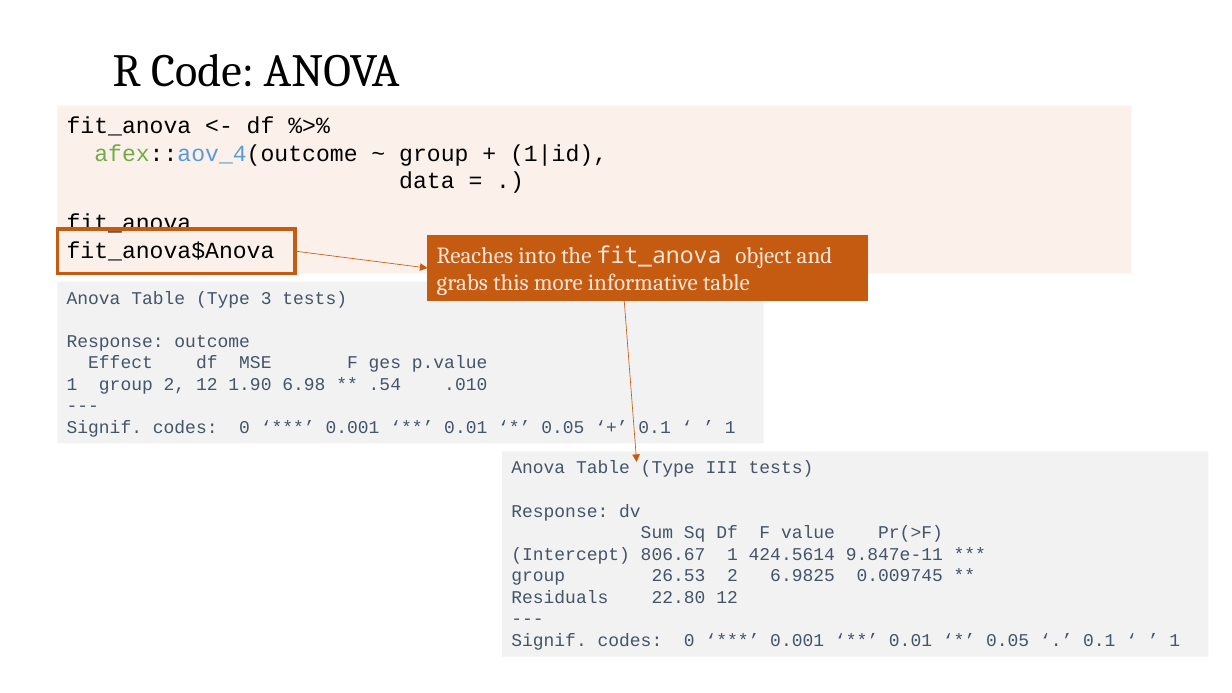
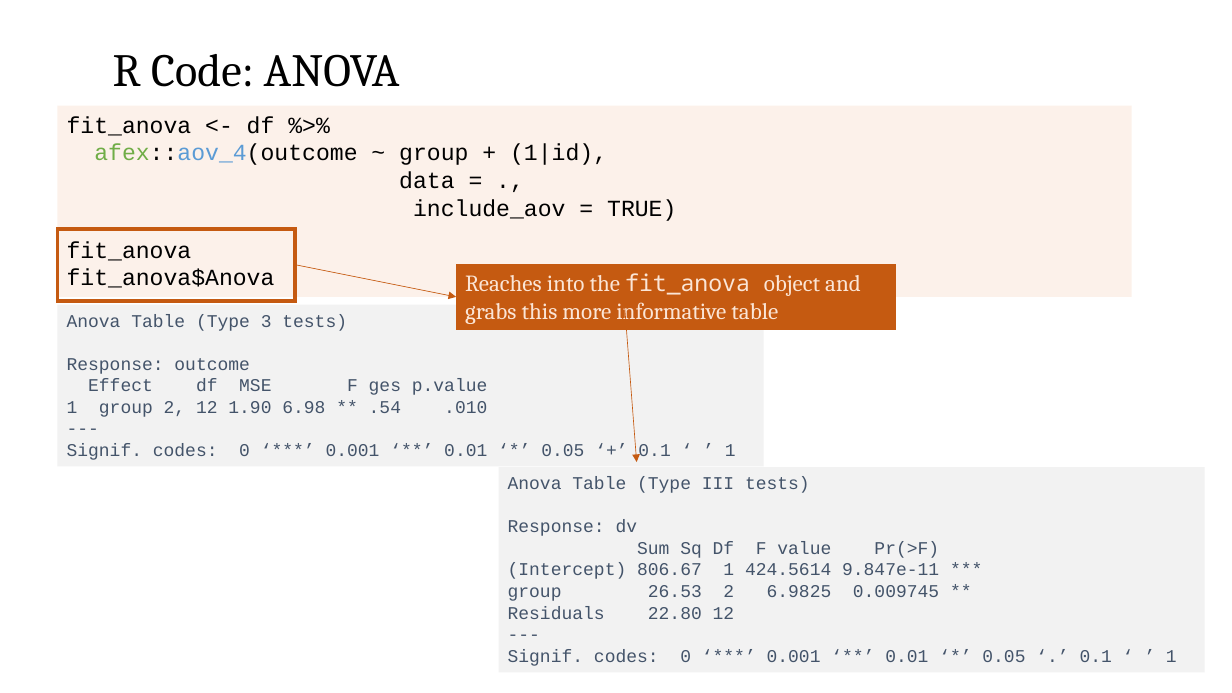
Before and after one commit to CEHS-research/PSY-6600_public, a slide deck: slide 38 of slides/ch12_oneANOVA.pptx. Drawn at 1232x693 pixels with LibreOffice and Linux fonts; fonts in the diff are those of the drawing. Boxes give left, top, right and bottom in pixels: in the first picture for what was removed or moved away, otherwise in the second. Text is boxed around its words. In the diff, an @@ line names an element or a change of style, - is before the commit and + after.

```diff
--- a/slides/ch12_oneANOVA.pptx
+++ b/slides/ch12_oneANOVA.pptx
@@ rectangle "fit_anova <- df %>%": place and size @@
-rectangle "fit_anova <- df %>%" at (57, 105, 1132, 274)
+rectangle "fit_anova <- df %>%" at (57, 105, 1132, 297)
@@ text in rectangle at (399, 171, 676, 221): text changed @@
-data = .)
+data = .,
+include_aov = TRUE)
@@ rectangle: place and size @@
-rectangle at (57, 229, 295, 274)
+rectangle at (57, 229, 295, 301)
@@ arrow moved from (296, 251) - (428, 268) to (296, 265) - (457, 297) @@
@@ rectangle "Reaches into the fit_anova object ...": place and size @@
-rectangle "Reaches into the fit_anova object ..." at (428, 236, 868, 301)
+rectangle "Reaches into the fit_anova object ..." at (457, 264, 897, 330)
@@ rectangle "Anova Table (Type 3 tests)": place and size @@
-rectangle "Anova Table (Type 3 tests)" at (57, 282, 763, 444)
+rectangle "Anova Table (Type 3 tests)" at (57, 305, 763, 467)
@@ rectangle "Anova Table (Type III tests)": place and size @@
-rectangle "Anova Table (Type III tests)" at (502, 452, 1208, 657)
+rectangle "Anova Table (Type III tests)" at (499, 468, 1205, 673)
```
Also in this commit, not shown: 3 other slides changed, 3 other files.
